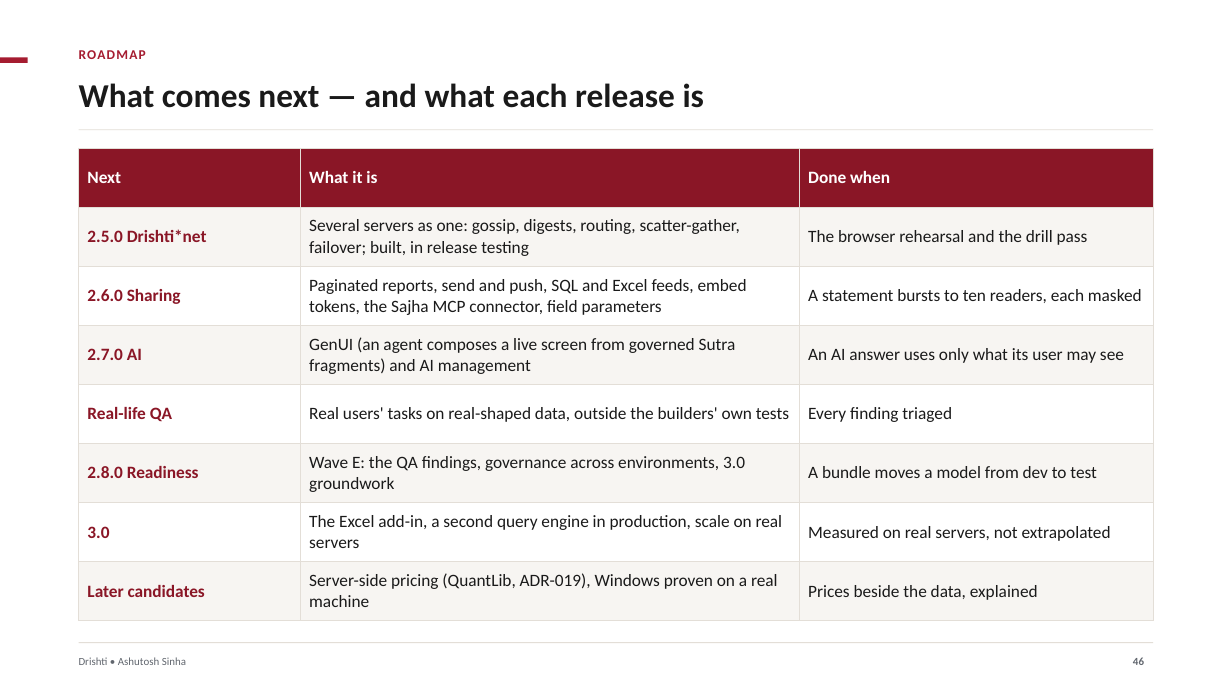
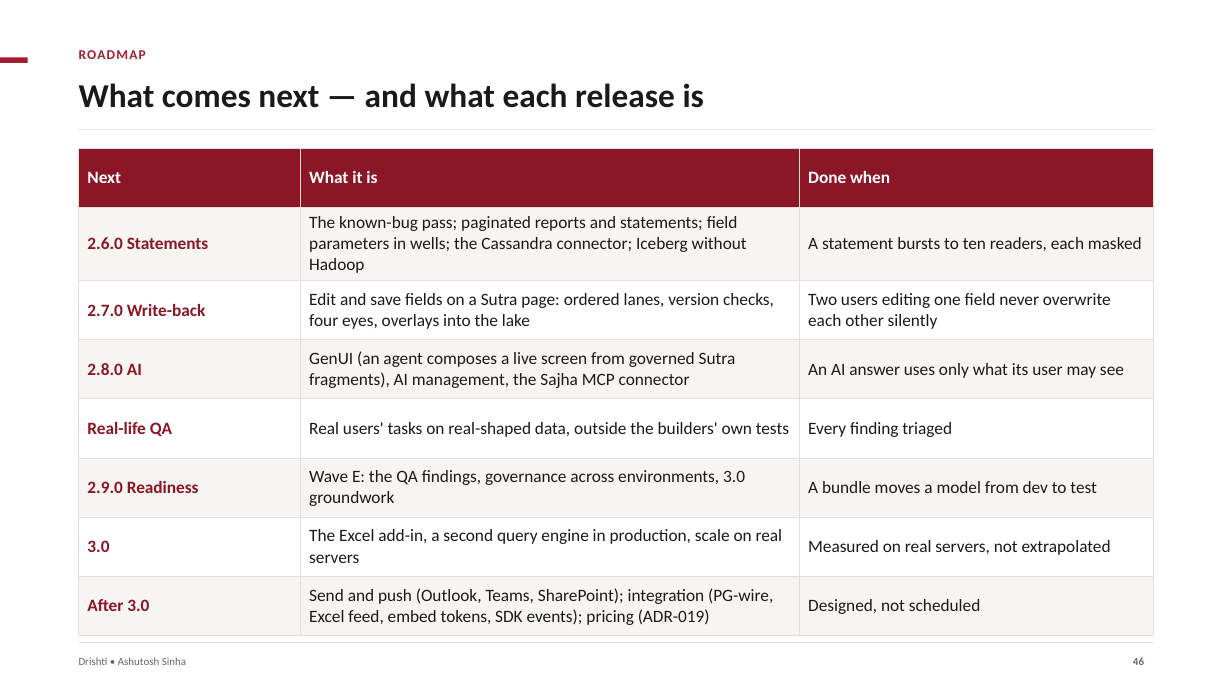
Before and after one commit to ajsinha/drishti, a slide deck: slide 46 of docs/publications/Drishti-Design-and-Evidence.pptx. Drawn at 1232x693 pixels with LibreOffice and Linux fonts; fonts in the diff are those of the drawing. Boxes give left, top, right and bottom in pixels: in the first picture for what was removed or moved away, otherwise in the second. Text is boxed around its words. In the diff, an @@ line names an element or a change of style, - is before the commit and + after.

```diff
--- a/docs/publications/Drishti-Design-and-Evidence.pptx
+++ b/docs/publications/Drishti-Design-and-Evidence.pptx
@@ table at bbox=[79, 148, 1153, 629] @@
-row 2: 2.5.0 Drishti*net | Several servers as one: gossip, digests, routing, scatter-gather, failover; built, in release testing | The browser rehearsal and the drill pass
+row 2: 2.6.0 Statements | The known-bug pass; paginated reports and statements; field parameters in wells; the Cassandra connector; Iceberg without Hadoop | A statement bursts to ten readers, each masked
-row 3: 2.6.0 Sharing | Paginated reports, send and push, SQL and Excel feeds, embed tokens, the Sajha MCP connector, field parameters | A statement bursts to ten readers, each masked
+row 3: 2.7.0 Write-back | Edit and save fields on a Sutra page: ordered lanes, version checks, four eyes, overlays into the lake | Two users editing one field never overwrite each other silently
-row 4, column 1: 2.7.0 AI
+row 4, column 1: 2.8.0 AI
-row 4, column 2: GenUI (an agent composes a live screen from governed Sutra fragments) and AI management
+row 4, column 2: GenUI (an agent composes a live screen from governed Sutra fragments), AI management, the Sajha MCP connector
-row 6, column 1: 2.8.0 Readiness
+row 6, column 1: 2.9.0 Readiness
-row 8: Later candidates | Server-side pricing (QuantLib, ADR-019), Windows proven on a real machine | Prices beside the data, explained
+row 8: After 3.0 | Send and push (Outlook, Teams, SharePoint); integration (PG-wire, Excel feed, embed tokens, SDK events); pricing (ADR-019) | Designed, not scheduled
```
Also in this commit, not shown: 7 other slides changed, 8 other files.
